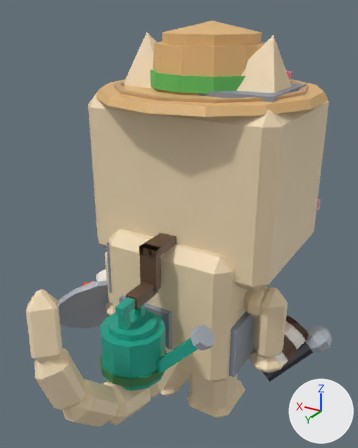
A saved change to the FBX model assets/cat-cafe/exports/CatCafe_Cat_Gardener_Work.fbx.
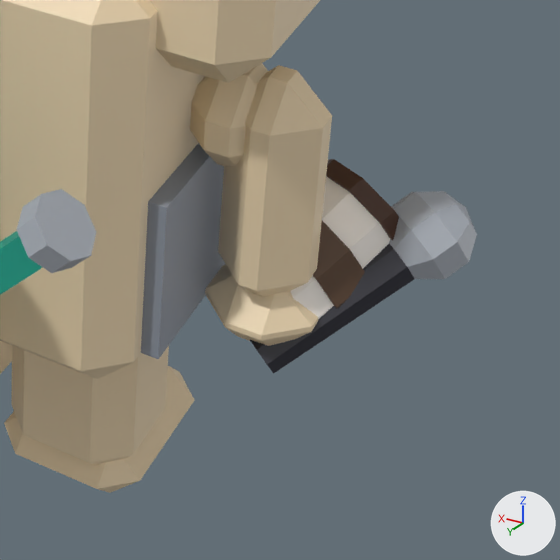
Each version is shown whole from a camera (50 mm lens) standing at (-0.01105, 0.01872, 0.02017) and looking at (0.00024, -0.0001, 0.01076), then close up on the part from 52% to 100% of the width and 59% to 98% of the height. Arrows for +X, +Y and +Z are at lower right; the lights stay in place. The last two pictures show the newer version. Where no turn or scale is listed for an object, it has been applied to the vertices.

Names of what the first close-up shows: 'CatCafe_Cat_Gardener_Work_Body', 'CatCafe_Cat_Gardener_Work_Head', 'CatCafe_Cat_Gardener_Work_Held_Barista', 'CatCafe_Cat_Gardener_Work_Held_Entertainer', 'CatCafe_Cat_Gardener_Work_LegB2', 'CatCafe_Cat_Gardener_Work_LegF2', 'CatCafe_Cat_Gardener_Work_Prop2' and 1 more.
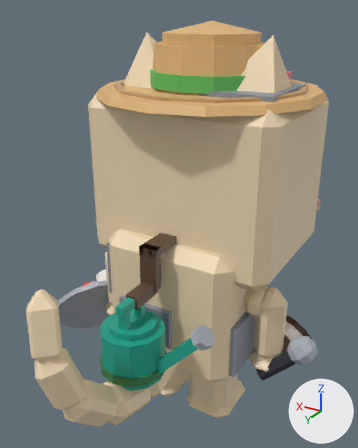
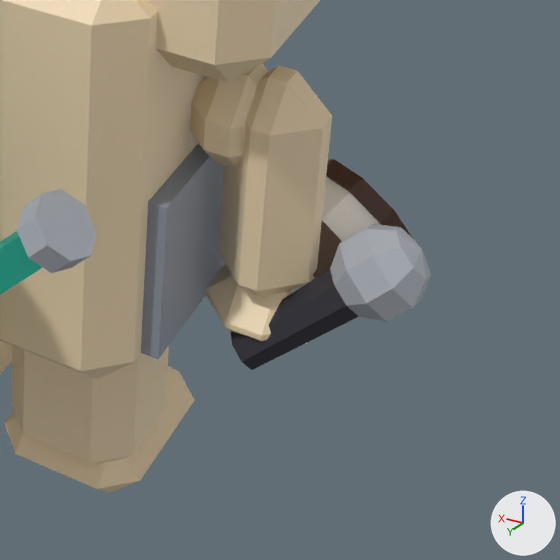
The change, as a list of edits to the scene's bpy script:
```text
Change me_catcafe_cat_gardener_work_held_entertainer:
    used by ob_catcafe_cat_gardener_work_held_entertainer; location = (-0.00451, -0.00066, 0.00437)
    remove me_catcafe_cat_gardener_work_held_entertainer.from_pydata(...)  # 50 vertices, 50 faces; spans x -0.00262..0.00013, y -0.00222..0.00068, z -0.001..0.00158
    add me_catcafe_cat_gardener_work_held_entertainer.from_pydata(...)  # 50 vertices, 50 faces; spans x -0.00234..0.00027, y -0.00074..0.001, z -0.00076..0.00181
    me_catcafe_cat_gardener_work_held_entertainer part 1: the loose piece of 34 vertices spanning x -0.00262..-0.00126, y -0.00222..-0.00086, z 0.00026..0.00158 is multiplied about its middle by the matrix ((0.626, 0.739, 0.247), (-0.615, 0.663, -0.427), (-0.48, 0.115, 0.87)), then moved by (0.00027, 0.00151, 0.00019)
    me_catcafe_cat_gardener_work_held_entertainer part 2: a new loose piece of 16 vertices spanning x -0.00175..0.00027, y -0.00036..0.001, z -0.00076..0.00124, in mat_catcafe_palette
    me_catcafe_cat_gardener_work_held_entertainer part 3: 16 vertices removed from x -0.00212..0.00013, y -0.00169..0.00068, z -0.001..0.00112
```

Boxes (x1, y1, x2, y2) around the edits, measured in the close-ups (560 x 560 px; the box of a moved part takes in the faces that stretch with it):
'CatCafe_Cat_Gardener_Work_Held_Entertainer', reshaped (11% narrower, 20% shorter): before (250, 191, 477, 374); after (230, 224, 431, 370)
part 1 of me_catcafe_cat_gardener_work_held_entertainer, moved or reshaped: before (389, 191, 477, 279); after (330, 224, 431, 322)
part 2 of me_catcafe_cat_gardener_work_held_entertainer, added: after (230, 269, 359, 370)
part 3 of me_catcafe_cat_gardener_work_held_entertainer, deleted: before (250, 244, 414, 374)
